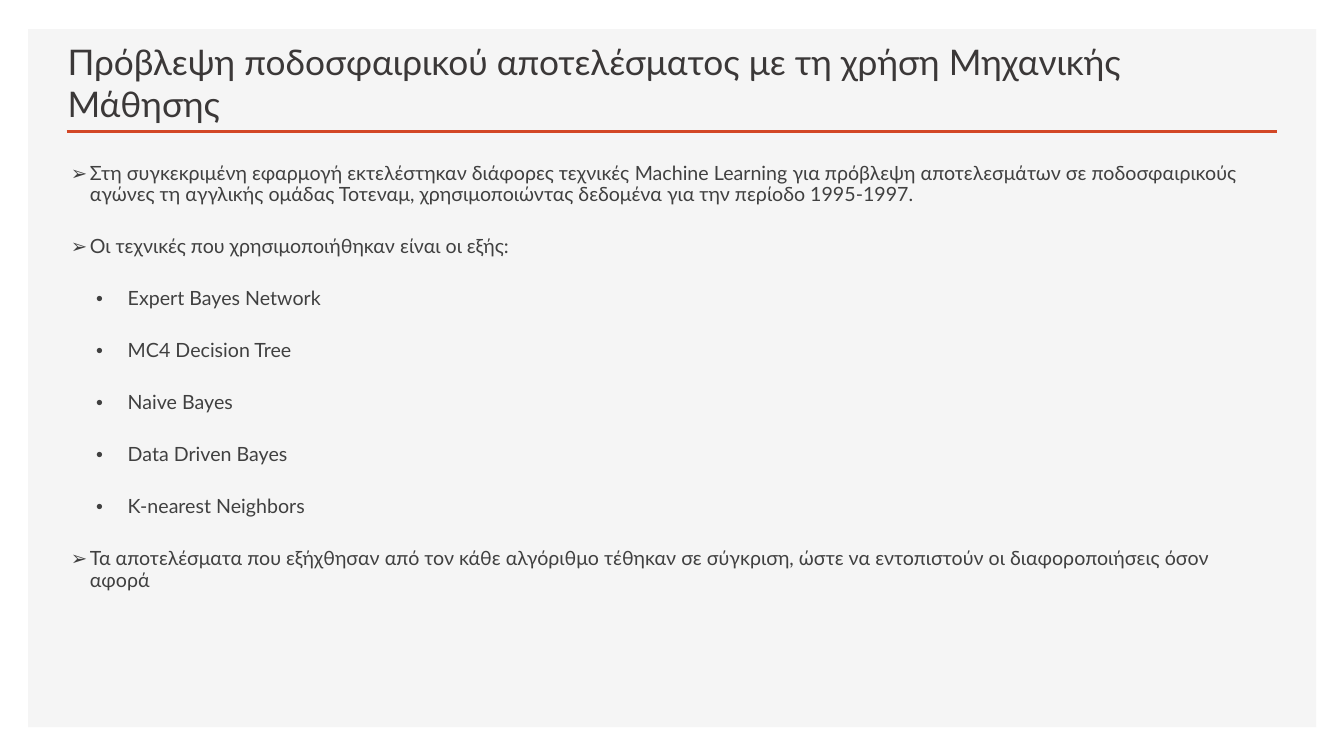
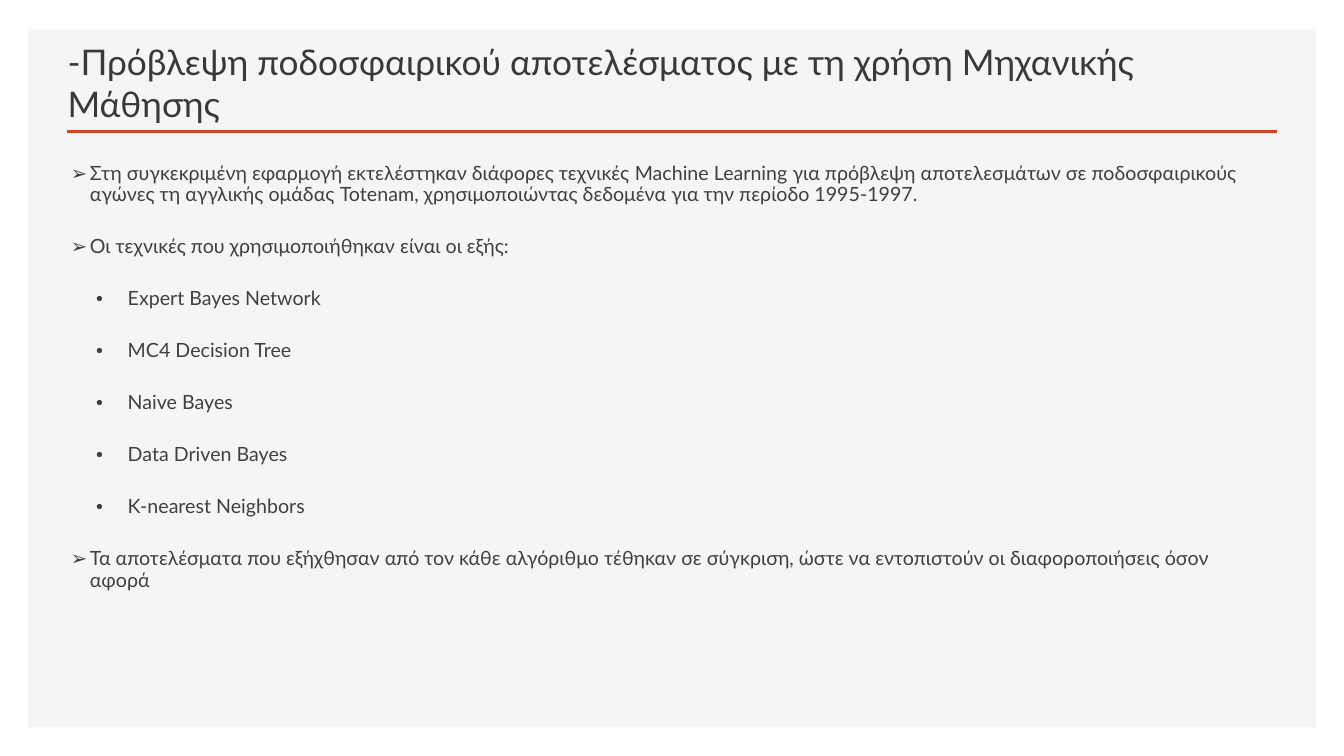
Before and after one commit to nikosbampis/Machine-Learning, a slide deck: slide 5 of machine-learning-12-13.pptx. Drawn at 1344x756 pixels with LibreOffice and Linux fonts; fonts in the diff are those of the drawing. Boxes give left, top, right and bottom in pixels: in the first picture for what was removed or moved away, otherwise in the second. Text is boxed around its words. In the diff, an @@ line names an element or a change of style, - is before the commit and + after.

```diff
--- a/machine-learning-12-13.pptx
+++ b/machine-learning-12-13.pptx
@@ title at <box>68,48,1134,123</box>: text changed @@
-Πρόβλεψη ποδοσφαιρικού αποτελέσματος με τη χρήση Μηχανικής Μάθησης
+-Πρόβλεψη ποδοσφαιρικού αποτελέσματος με τη χρήση Μηχανικής Μάθησης
@@ text at <box>90,165,1237,205</box>: text changed @@
-➢ Στη συγκεκριμένη εφαρμογή εκτελέστηκαν διάφορες τεχνικές Machine Learning για πρόβλεψη αποτελεσμάτων σε ποδοσφαιρικούς αγώνες τη αγγλικής ομάδας Τοτεναμ, χρησιμοποιώντας δεδομένα για την περίοδο 1995-1997.
+➢ Στη συγκεκριμένη εφαρμογή εκτελέστηκαν διάφορες τεχνικές Machine Learning για πρόβλεψη αποτελεσμάτων σε ποδοσφαιρικούς αγώνες τη αγγλικής ομάδας Totenam, χρησιμοποιώντας δεδομένα για την περίοδο 1995-1997.
```
Also in this commit, not shown: 1 other slide changed, 4 slides added, 4 slides removed.
